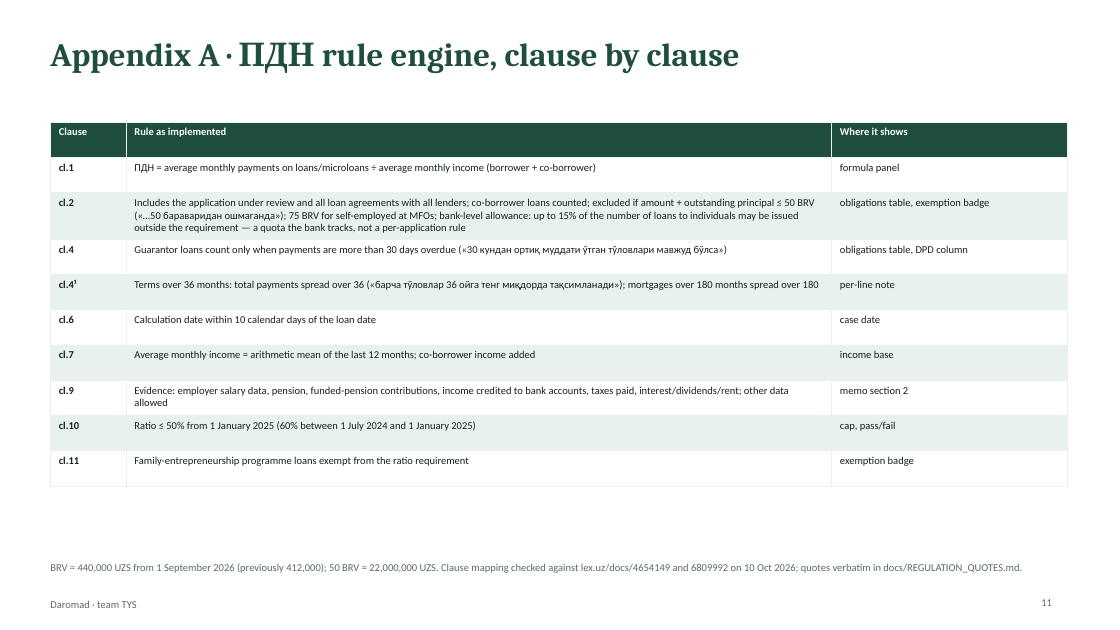
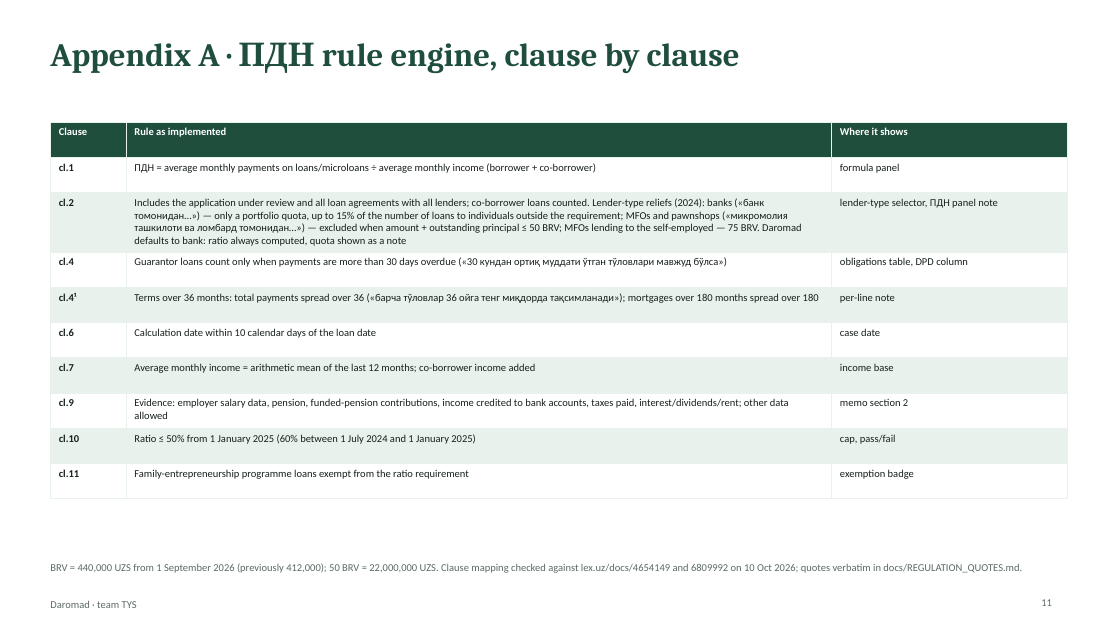
Before and after one commit to hmunisbekk-droid/TYS-fintech, a slide deck: slide 11 of deck/Daromad_TYS_deck.pptx. Drawn at 1120x630 pixels with LibreOffice and Linux fonts; fonts in the diff are those of the drawing. Boxes give left, top, right and bottom in pixels: in the first picture for what was removed or moved away, otherwise in the second. Text is boxed around its words. In the diff, an @@ line names an element or a change of style, - is before the commit and + after.

```diff
--- a/deck/Daromad_TYS_deck.pptx
+++ b/deck/Daromad_TYS_deck.pptx
@@ table at [50, 122, 1067, 483] @@
-row 3, column 2: Includes the application under review and all loan agreements with all lenders; co-borrower loans counted; excluded if amount + outstanding principal ≤ 50 BRV («…50 бараваридан ошмаганда»); 75 BRV for self-employed at MFOs; bank-level allowance: up to 15% of the number of loans to individuals may be issued outside the requirement — a quota the bank tracks, not a per-application rule
+row 3, column 2: Includes the application under review and all loan agreements with all lenders; co-borrower loans counted. Lender-type reliefs (2024): banks («банк томонидан…») — only a portfolio quota, up to 15% of the number of loans to individuals outside the requirement; MFOs and pawnshops («микромолия ташкилоти ва ломбард томонидан…») — excluded when amount + outstanding principal ≤ 50 BRV; MFOs lending to the self-employed — 75 BRV. Daromad defaults to bank: ratio always computed, quota shown as a note
-row 3, column 3: obligations table, exemption badge
+row 3, column 3: lender-type selector, ПДН panel note
```
Also in this commit, not shown: 4 other slides changed, 4 other files.
